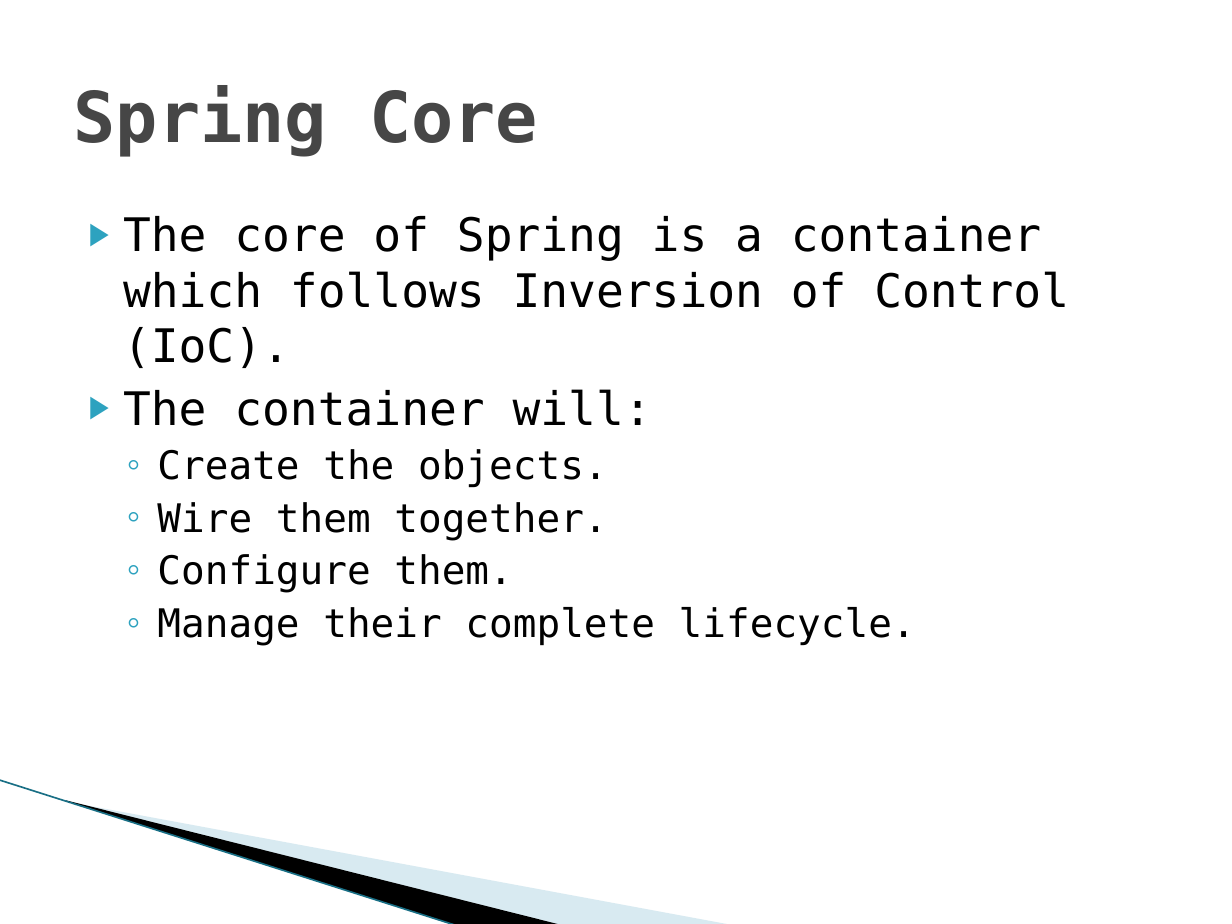
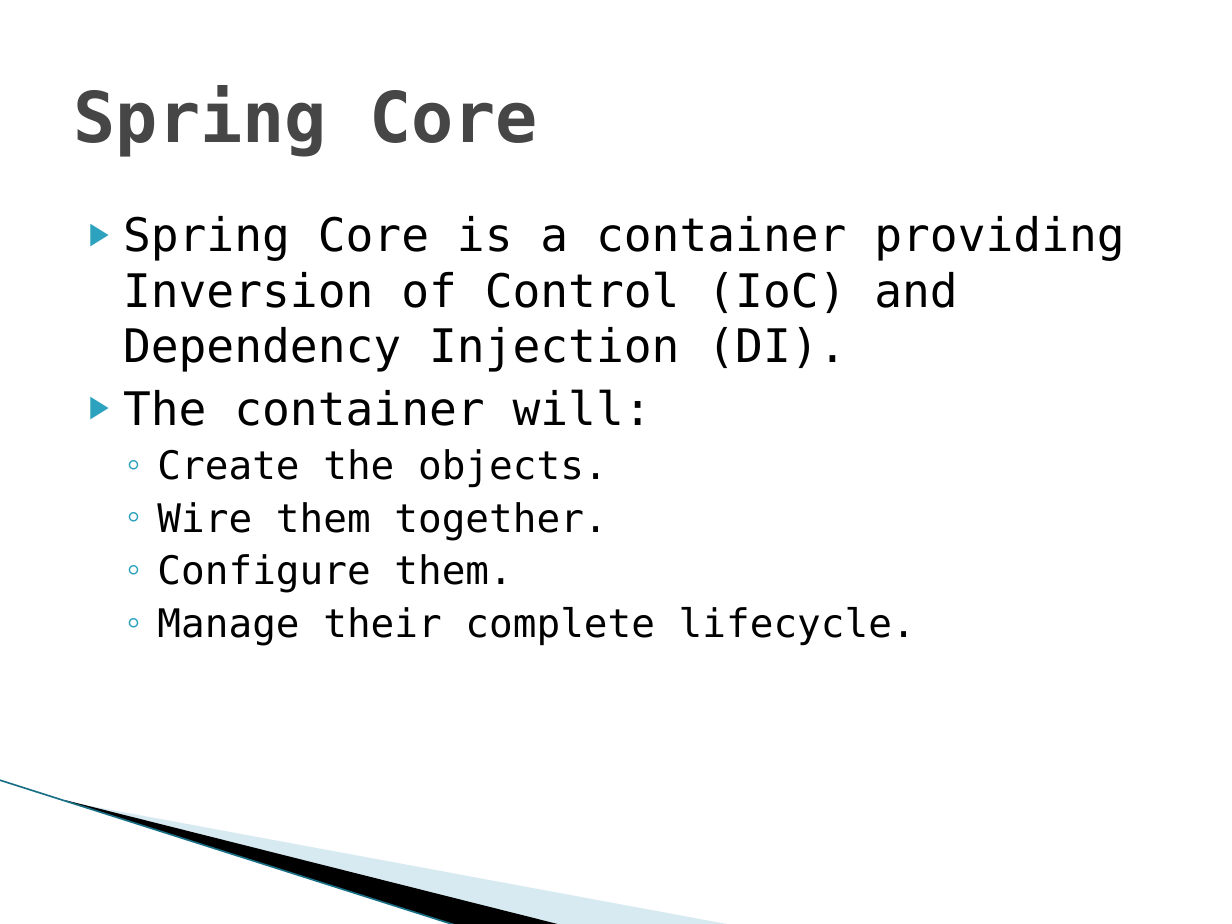
Before and after one commit to PusHGoD/DemoSpring, a slide deck: slide 6 of Spring.pptx. Drawn at 1232x924 pixels with LibreOffice and Linux fonts; fonts in the diff are those of the drawing; background and template pictures are left out. Boxes give left, top, right and bottom in pixels: in the first picture for what was removed or moved away, otherwise in the second. Text is boxed around its words. In the diff, an @@ line names an element or a change of style, - is before the commit and + after.

```diff
--- a/Spring.pptx
+++ b/Spring.pptx
@@ text at (123, 216, 1124, 372): text changed @@
-▶ The core of Spring is a container which follows Inversion of Control (IoC).
+▶ Spring Core is a container providing Inversion of Control (IoC) and Dependency Injection (DI).
```
Also in this commit, not shown: 8 other slides changed, 2 slides added, 1 slide removed.
